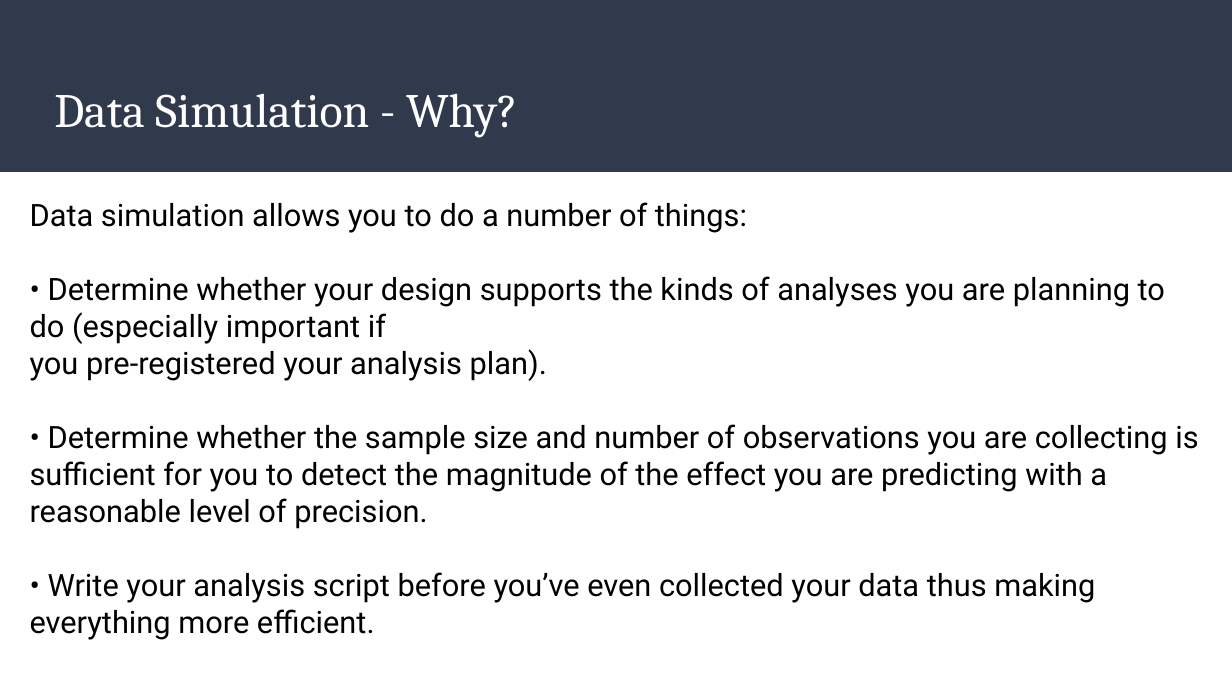
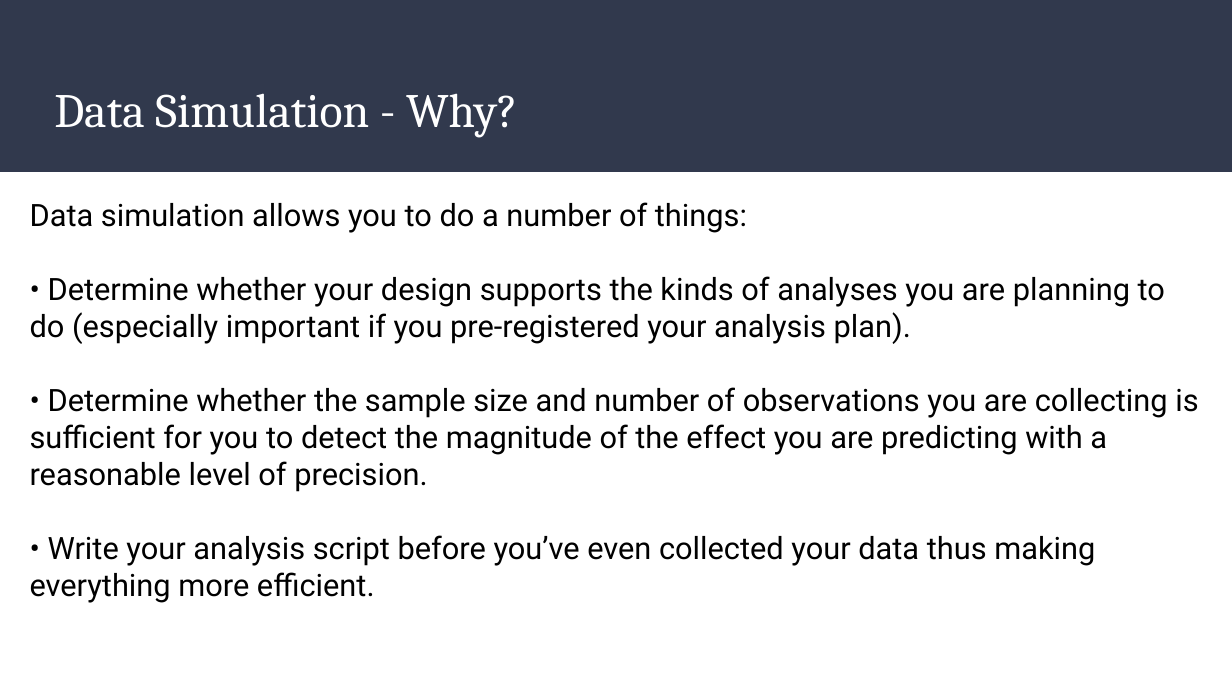
Before and after one commit to ajstewartlang/17_data_sim, a slide deck: slide 2 of slides/data_sim.odp. Drawn at 1232x693 pixels with LibreOffice and Linux fonts; fonts in the diff are those of the drawing. Boxes give left, top, right and bottom in pixels: in the first picture for what was removed or moved away, otherwise in the second. Text is boxed around its words. In the diff, an @@ line names an element or a change of style, - is before the commit and + after.

Commit message:
update slides

```diff
--- a/slides/data_sim.odp
+++ b/slides/data_sim.odp
@@ text at (x1=30, y1=276, x2=1165, y2=344): text changed @@
-• Determine whether your design supports the kinds of analyses you are planning to do (especially important if
-you pre-registered your analysis plan).
+• Determine whether your design supports the kinds of analyses you are planning to do (especially important if you pre-registered your analysis plan).
```
Also in this commit, not shown: 4 other slides changed, 3 slides added, 2 other files.
